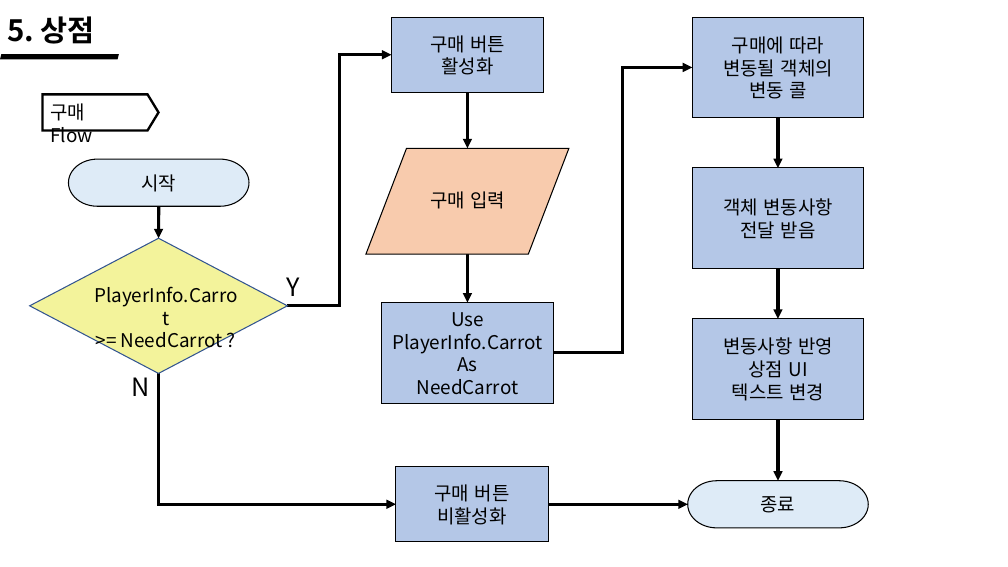
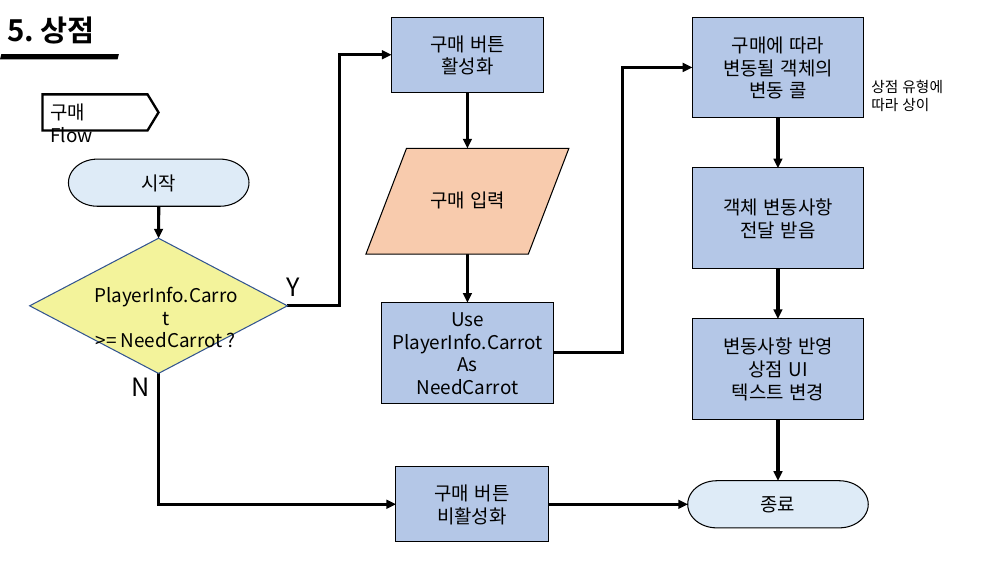
Before and after one commit to wlrud753/CarryCarrot, a slide deck: slide 25 of 기획서/당근키우기 시스템.pptx (slide 24 before the commit). Drawn at 1008x567 pixels with LibreOffice and Linux fonts; fonts in the diff are those of the drawing. Boxes give left, top, right and bottom in pixels: in the first picture for what was removed or moved away, otherwise in the second. Text is boxed around its words. In the diff, an @@ line names an element or a change of style, - is before the commit and + after.

```diff
--- a/기획서/당근키우기 시스템.pptx
+++ b/기획서/당근키우기 시스템.pptx
@@ text added at (x1=871, y1=79, x2=943, y2=111), 14 pt, text #000000 @@
+상점 유형에
+따라 상이
```
Also in this commit, not shown: 1 other slide changed, 1 slide added, 1 other file.
